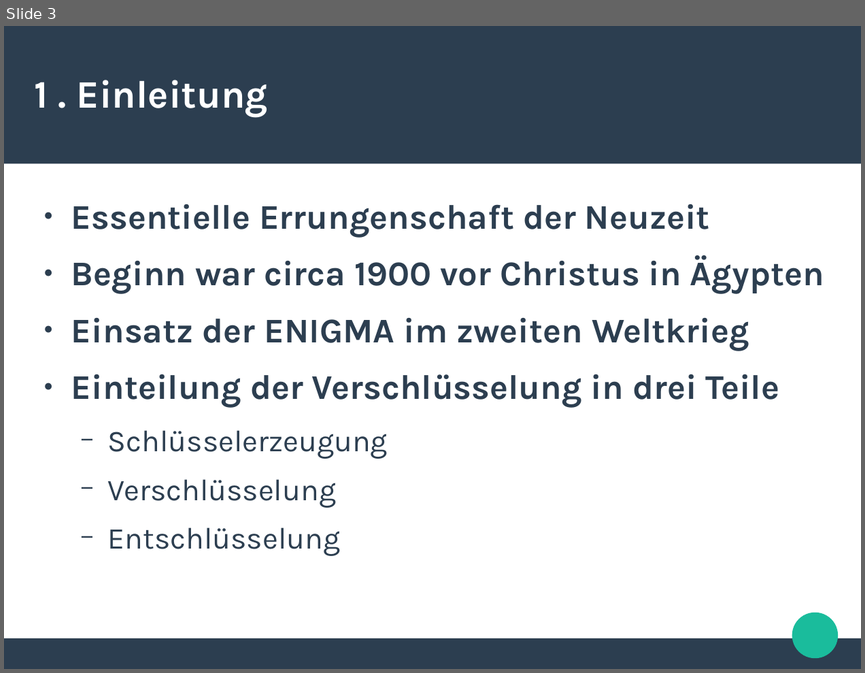
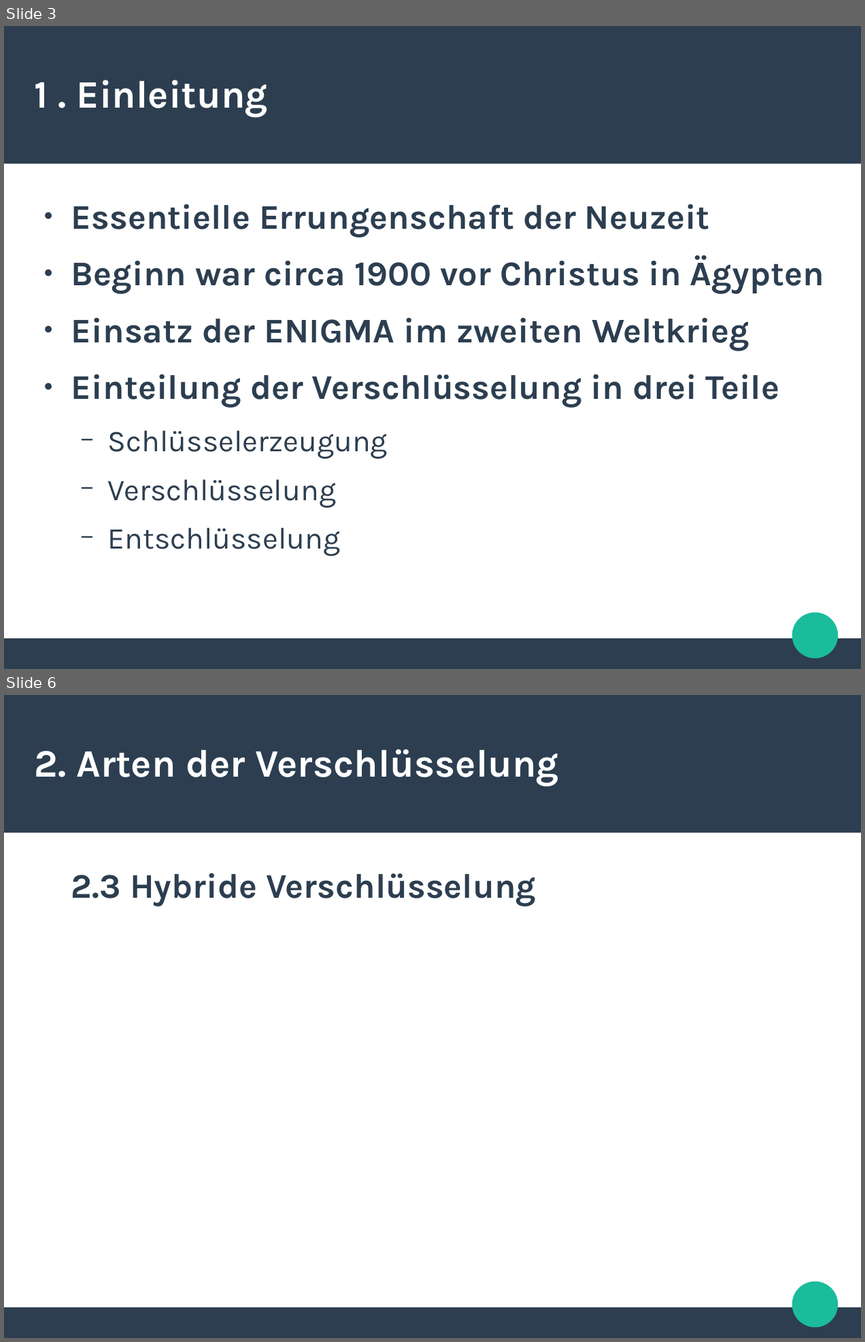
Before and after one commit to Mofiche/KL, a slide deck: PräKL.odp. Shown one above the other, each under a label of ours: slide 3 before the commit, slides 3 and 6 after it; the slides between them are not shown. The pictures are 865x673 and 865x1342 pixels, drawn with LibreOffice and Linux fonts; fonts in the diff are those of the drawing. Boxes give left, top, right and bottom in pixels: in the first picture for what was removed or moved away, otherwise in the second. Text is boxed around its words. In the diff, an @@ line names an element or a change of style, - is before the commit and + after.

```diff
--- a/PräKL.odp
+++ b/PräKL.odp
@@ slide 6 added at [4,695,861,1338], background #FFFFFF; not listed: 3 template elements that a slide beside it also shows @@
@@ title added at [35,749,559,786], 36 pt, text #FFFFFF, bold @@
+2. Arten der Verschlüsselung
@@ text added at [71,873,536,906], 32 pt, text #2C3E50, bold @@
+2.3 Hybride Verschlüsselung
```
Also in this commit, not shown: 1 slide changed, 1 other slide added, 9 other files.
